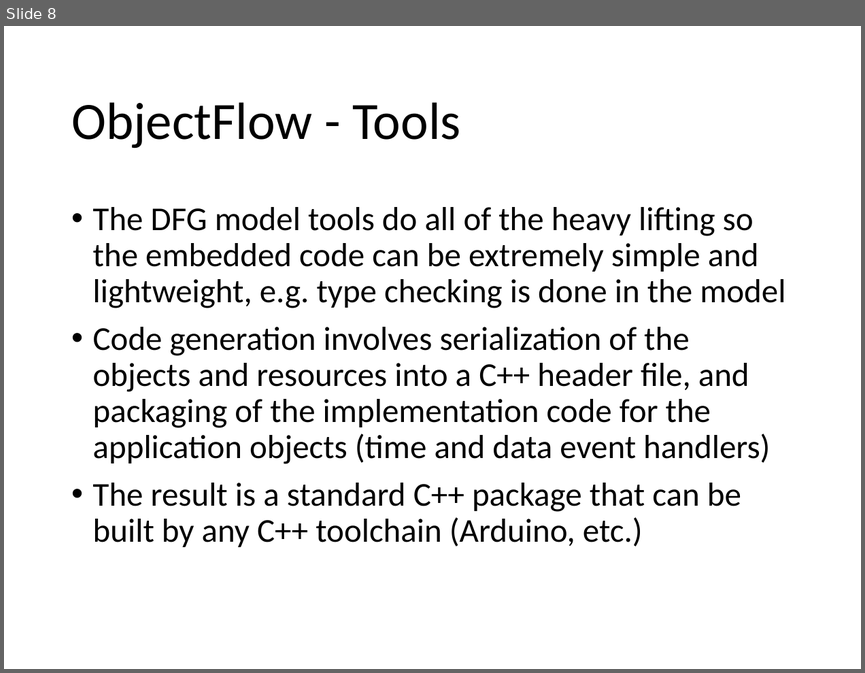
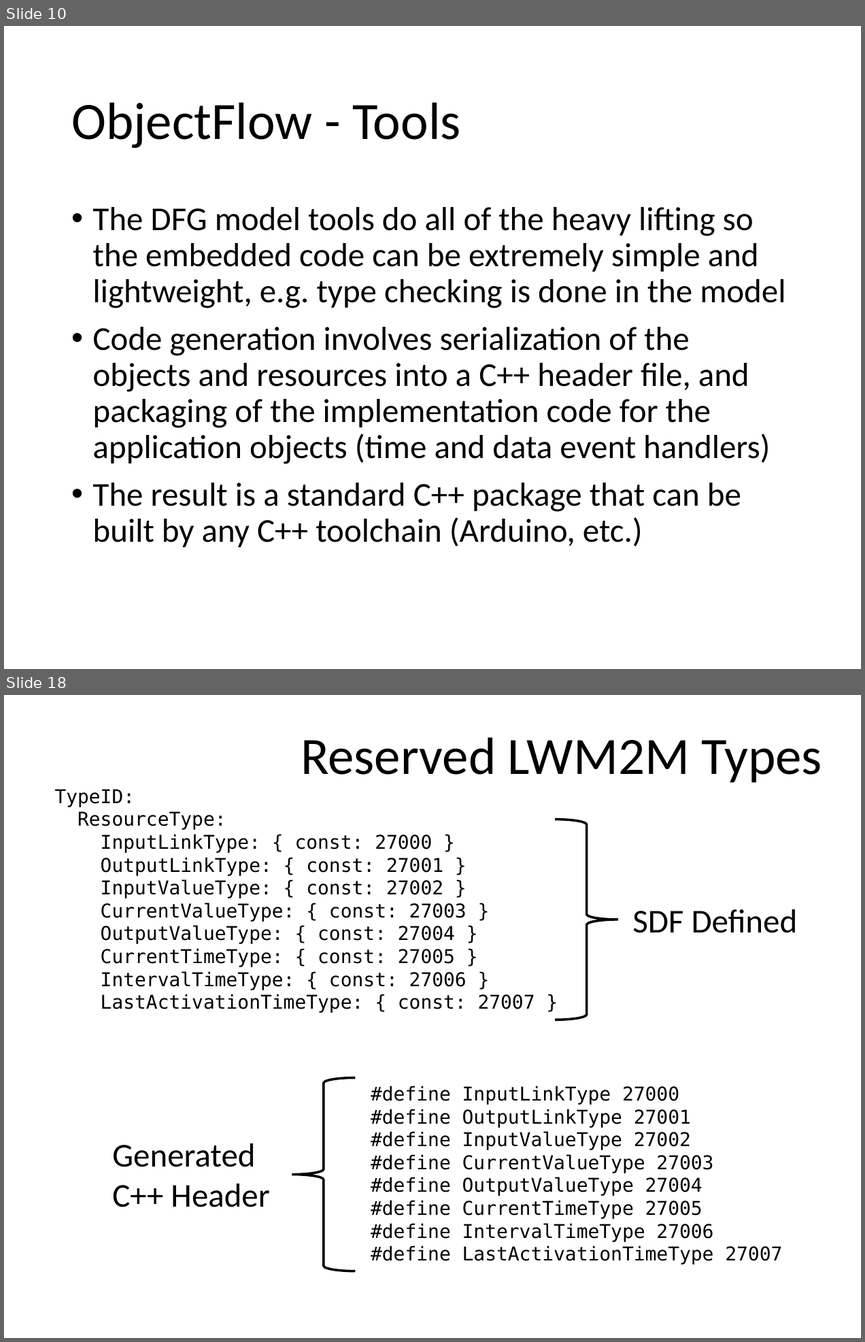
Before and after one commit to mjkoster/ObjectFlow, a slide deck: Documents/ObjectFlow.pptx. Shown one above the other, each under a label of ours: slide 8 before the commit, slides 10 and 18 after it; the slides between them are not shown. The pictures are 865x673 and 865x1342 pixels, drawn with LibreOffice and Linux fonts; fonts in the diff are those of the drawing. Boxes give left, top, right and bottom in pixels: in the first picture for what was removed or moved away, otherwise in the second. Text is boxed around its words. In the diff, an @@ line names an element or a change of style, - is before the commit and + after.

```diff
--- a/Documents/ObjectFlow.pptx
+++ b/Documents/ObjectFlow.pptx
@@ slide 18 added at (x1=4, y1=695, x2=861, y2=1338), background #FFFFFF @@
@@ title added at (x1=300, y1=737, x2=822, y2=783), 44 pt, text #000000 @@
+Reserved LWM2M Types
@@ text added at (x1=55, y1=789, x2=535, y2=1013), 16 pt, text #000000 @@
+TypeID:
+ResourceType:
+InputLinkType: { const: 27000 }
+OutputLinkType: { const: 27001 }
+InputValueType: { const: 27002 }
+CurrentValueType: { const: 27003 }
+OutputValueType: { const: 27004 }
+CurrentTimeType: { const: 27005 }
+IntervalTimeType: { const: 27006 }
+LastActivationTimeType: { const: 27007 }
@@ right brace added at (x1=555, y1=819, x2=618, y2=1020), outline #000000 2 pt @@
@@ text added at (x1=632, y1=909, x2=798, y2=933), 28 pt, text #000000 @@
+SDF Defined
@@ right brace added at (x1=292, y1=1077, x2=356, y2=1271), outline #000000 2 pt @@
@@ text added at (x1=371, y1=1085, x2=782, y2=1264), 16 pt, text #000000 @@
+#define InputLinkType 27000
+#define OutputLinkType 27001
+#define InputValueType 27002
+#define CurrentValueType 27003
+#define OutputValueType 27004
+#define CurrentTimeType 27005
+#define IntervalTimeType 27006
+#define LastActivationTimeType 27007
@@ text added at (x1=112, y1=1143, x2=269, y2=1207), 28 pt, text #000000 @@
+Generated C++ Header
@@ what was slide 8 is now slide 10 @@
```
Also in this commit, not shown: 1 slide changed, 11 other slides added, 1 slide removed, 5 other files.
